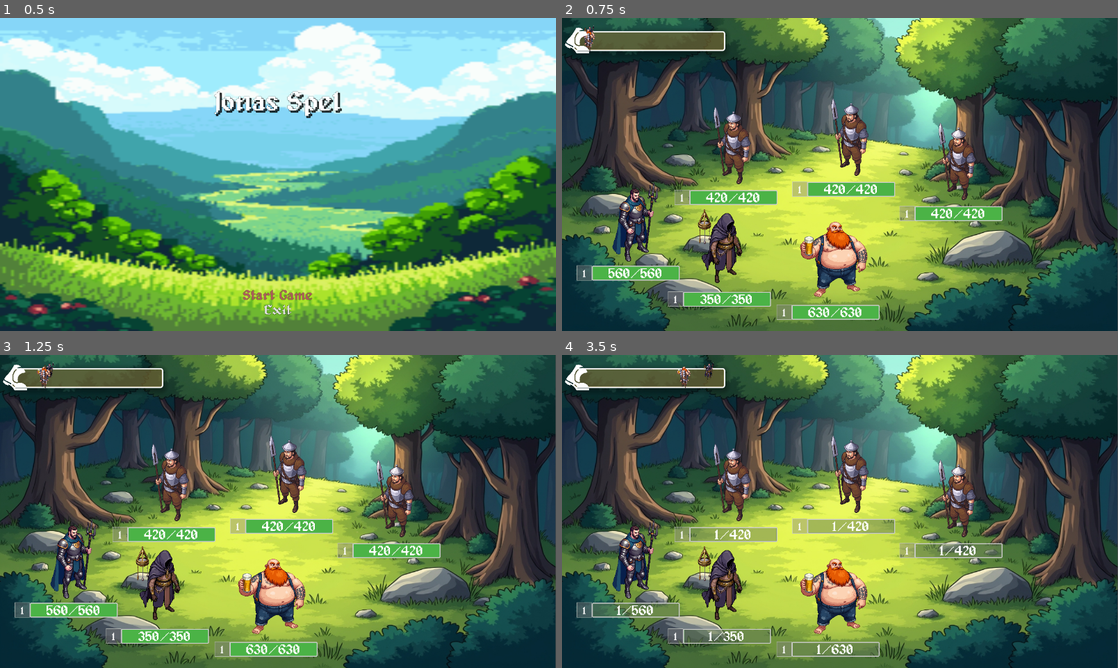
Above: before the commit, frames 1-4 (two rows, left to right).
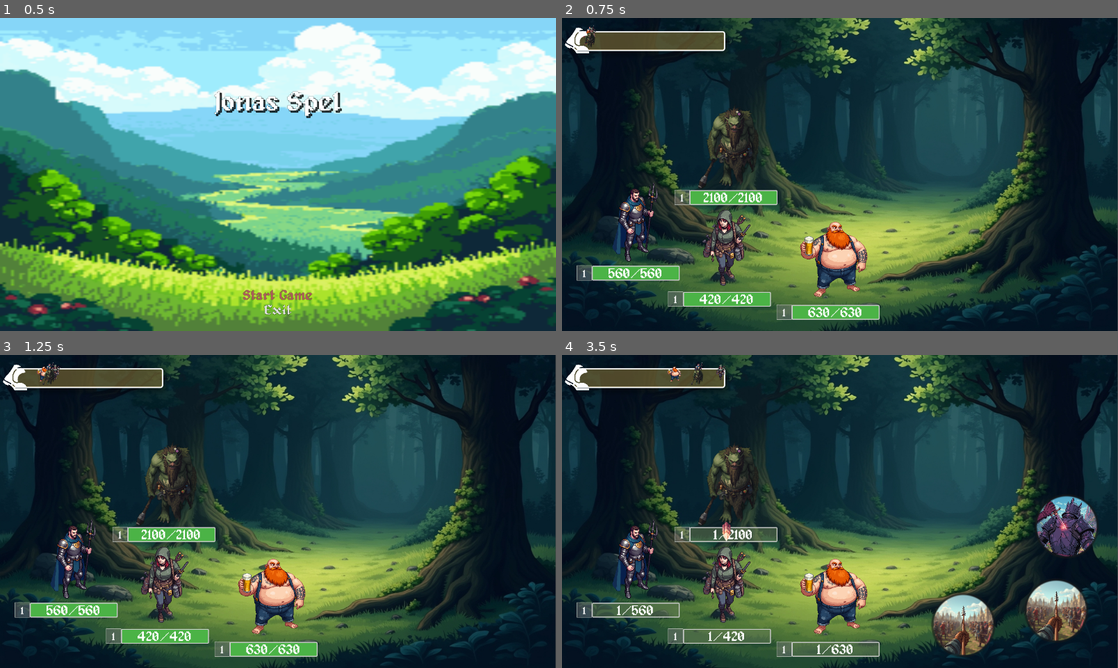
Above: after the commit, the same moments.

Repository: Pensho/Champ_Collector_2
Game: Godot game, scene res://Scenes/main.tscn
Two runs of this game, one before a commit and one after it. Both use one fixed random seed, a clock stepped at 60 frames per second and the inputs below.
Inputs (mouse positions are in pixels of both pictures, inside the frame that each line leads up to):
- Up to frame 1 (0.5 s): no input
- Up to frame 2 (0.75 s): click "Start Game" at 0.5 s
- Up to frame 3 (1.25 s): no input
- Up to frame 4 (3.5 s): click (634, 558) at 1.27 s; hold M 2.03-2.78 s; hold A from 2.78 s (still down); tap M at 2.85 s

Frame 1 is identical in both runs. In frame 2, 77% of the frame differs, in the area x 0-100%, y 0-100%; in frame 3, 77%; in frame 4, 78%.

Commit message:
Added skill Pierce Weakness
Added a new skill that strikes as if the enemy defense was a lower value.

Diff:
--- a/Data/Character_Player_Variants/Thief.tres
+++ b/Data/Character_Player_Variants/Thief.tres
@@ -1,8 +1,9 @@
-[gd_resource type="Resource" script_class="CharacterPreset" load_steps=4 format=3 uid="uid://bm0sqmepyeoam"]
+[gd_resource type="Resource" script_class="CharacterPreset" load_steps=5 format=3 uid="uid://bm0sqmepyeoam"]
 
 [ext_resource type="Script" uid="uid://glh06y3wvchj" path="res://Scripts/Character/skill_data.gd" id="1_n4f0a"]
 [ext_resource type="Resource" uid="uid://dvgwxvsovsldc" path="res://Data/Character_Skill_Variants/Stab.tres" id="2_3tcpa"]
 [ext_resource type="Script" uid="uid://ftdwxfh8y3n1" path="res://Scripts/Character/character_preset.gd" id="2_r2vnm"]
+[ext_resource type="Resource" uid="uid://54q7s3jjny1w" path="res://Data/Character_Skill_Variants/Pierce_Weakness.tres" id="3_3tcpa"]
 
 [resource]
 script = ExtResource("2_r2vnm")
@@ -12,7 +13,7 @@
 _rarity = 0
 _faction = 2
 _role = 2
-_skills = Array[ExtResource("1_n4f0a")]([ExtResource("2_3tcpa"), ExtResource("2_3tcpa"), ExtResource("2_3tcpa")])
+_skills = Array[ExtResource("1_n4f0a")]([ExtResource("2_3tcpa"), ExtResource("2_3tcpa"), ExtResource("3_3tcpa")])
 _health = 60
 _speed = 60
 _attack = 70
--- a/Data/Character_Skill_Variants/Heap_On.tres
+++ b/Data/Character_Skill_Variants/Heap_On.tres
@@ -14,4 +14,5 @@
 })
 cooldown = 0
 skill_type = 1
+defense_ignore_factor = 1.0
 metadata/_custom_type_script = "uid://glh06y3wvchj"
--- /dev/null
+++ b/Data/Character_Skill_Variants/Pierce_Weakness.tres
@@ -0,0 +1,18 @@
+[gd_resource type="Resource" script_class="Skill" load_steps=2 format=3 uid="uid://54q7s3jjny1w"]
+
+[ext_resource type="Script" uid="uid://glh06y3wvchj" path="res://Scripts/Character/skill_data.gd" id="1_paq84"]
+
+[resource]
+script = ExtResource("1_paq84")
+name = "Pierce weakness"
+description = "Through precise means, finding the weak spot to circumvent defences."
+icon_path = "res://Assets/Champ Collector/Icons/Abilities/Pierce_Weakness/Pierce_Weakness_2.jpg"
+target = 0
+turn_effect = 0
+damage_scaling = Dictionary[int, float]({
+2: 1.0
+})
+cooldown = 1
+skill_type = 2
+defense_ignore_factor = 0.7
+metadata/_custom_type_script = "uid://glh06y3wvchj"
--- a/Data/Character_Skill_Variants/Stab.tres
+++ b/Data/Character_Skill_Variants/Stab.tres
@@ -14,3 +14,4 @@
 })
 cooldown = 0
 skill_type = 0
+defense_ignore_factor = 1.0
--- a/Scenes/battle.tscn
+++ b/Scenes/battle.tscn
@@ -64,10 +64,11 @@
 expand_mode = 1
 
 [node name="PointLight2D" type="PointLight2D" parent="."]
-position = Vector2(919.25, 142.75)
-scale = Vector2(2.222, 2.222)
+visible = false
+position = Vector2(801, -60.0001)
+scale = Vector2(19.1288, 19.1288)
 color = Color(0.721569, 0.627451, 0.180392, 0.298039)
-energy = 2.31
+energy = 1.77
 texture = ExtResource("6_lrv64")
 texture_scale = 2.31
 height = 35.0
--- a/Scripts/Character/Skills.gd
+++ b/Scripts/Character/Skills.gd
@@ -82,13 +82,17 @@
 	var randomVal: float = randf_range(0.95, 1.05)
 	var caster_scaled_attribute_aggregate: float = 0.0
 	var crit_multiplier: float = 1.0
+	var ignore_defense_factor: float = p_skill.defense_ignore_factor
 
 	for key in p_skill.damage_scaling.keys():
 		caster_scaled_attribute_aggregate += p_skill.damage_scaling[key] * p_attacker_attr[key]
+
 	if(randi_range(0, 100) <= p_attacker_attr[Types.Attribute.CritChance]):
 		crit_multiplier = float(p_attacker_attr[Types.Attribute.CritDamage]) * 0.1
+		# TODO: Add a flair to highlight the occurance of a critical strike.
 		print("The attacker did a critical strike!")
-	var mitigation_factor: float = 0.5 + (0.5 * (caster_scaled_attribute_aggregate / (p_defender_attr[Types.Attribute.Defence] + caster_scaled_attribute_aggregate)))
+
+	var mitigation_factor: float = 0.5 + (0.5 * (caster_scaled_attribute_aggregate / ((p_defender_attr[Types.Attribute.Defence] * ignore_defense_factor) + caster_scaled_attribute_aggregate)))
 	var damage_dealt: float = mitigation_factor * caster_scaled_attribute_aggregate * crit_multiplier * randomVal
 	return int(ceil(damage_dealt))
 
--- a/Scripts/Character/skill_data.gd
+++ b/Scripts/Character/skill_data.gd
@@ -12,3 +12,4 @@
 @export var cooldown: int = 0
 
 @export var skill_type: Types.Skill_Type
+@export var defense_ignore_factor: float = 1.0
--- a/Scripts/UI/main_menu.gd
+++ b/Scripts/UI/main_menu.gd
@@ -5,8 +5,8 @@
 #signal start_game()
 @onready var _buttons_v_box: VBoxContainer = %ButtonsVBox
 
-#const BATTLE_TROLL = preload("res://Data/Battle_Variants/Battle_Troll.tres")
-const BATTLE_MILITIA = preload("res://Data/Battle_Variants/Battle_Militia.tres")
+const BATTLE_TROLL = preload("res://Data/Battle_Variants/Battle_Troll.tres")
+#const BATTLE_MILITIA = preload("res://Data/Battle_Variants/Battle_Militia.tres")
 const NR_OF_CHARACTERS_IN_BATTLE: int = 3
 
 func _ready() -> void:
@@ -23,7 +23,7 @@
 
 func _on_start_game_button_pressed() -> void:
 	var context_container: ContextContainer = ContextContainer.new()
-	context_container._static_context = BATTLE_MILITIA
+	context_container._static_context = BATTLE_TROLL
 	context_container._scene = "res://Scenes/battle.tscn"
 	context_container._player_battle_characters = _player_battle_characters
 
--- a/Scripts/common_enums.gd
+++ b/Scripts/common_enums.gd
@@ -91,6 +91,7 @@
 {
 	Stab,
 	Heap_On,
+	Pierce_Weakness,
 }
 
 enum Buff_Type
--- a/Scripts/main.gd
+++ b/Scripts/main.gd
@@ -17,7 +17,7 @@
 	var context_container: ContextContainer = ContextContainer.new()
 
 	_character_collection.Add(KNIGHT.duplicate(true))
-	_character_collection.Add(HERALD_OF_THE_LOOM.duplicate(true))
+	_character_collection.Add(THIEF.duplicate(true))
 	_character_collection.Add(BAR_BRAWLER.duplicate(true))
 
 	var all_chars = _character_collection.GetAllCharacters()
Binary file added: Assets/Champ Collector/Icons/Abilities/Pierce_Weakness/Pierce_Weakness_1.jpg
Not shown, added: Assets/Champ Collector/Icons/Abilities/Pierce_Weakness/Pierce_Weakness_1.jpg.import
Binary file added: Assets/Champ Collector/Icons/Abilities/Pierce_Weakness/Pierce_Weakness_2.jpg
Not shown, added: Assets/Champ Collector/Icons/Abilities/Pierce_Weakness/Pierce_Weakness_2.jpg.import
Not shown, added: Assets/Champ Collector/Icons/Abilities/Pierce_Weakness/prompt.txt
